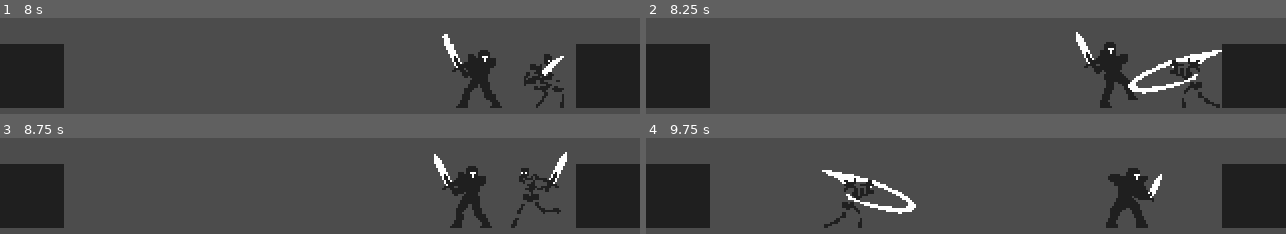
Above: before the commit, frames 1-4 (two rows, left to right).
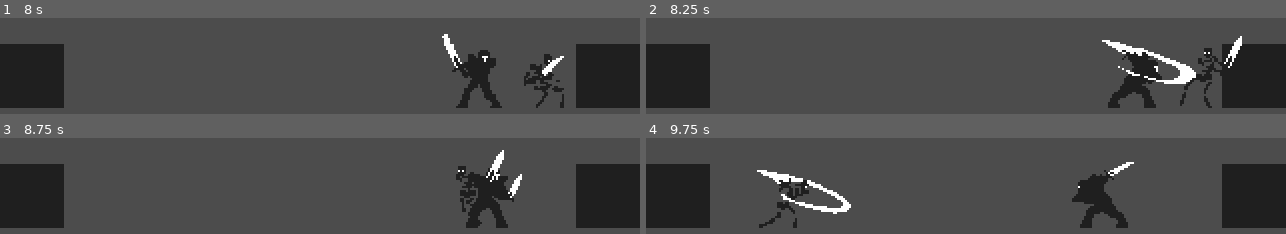
Above: after the commit, the same moments.

Repository: dw3nt/hb-grave-in-godot
Game: Godot game, scene res://Graveyard.tscn
Two runs of this game, one before a commit and one after it. Both use one fixed random seed, a clock stepped at 60 frames per second and the inputs below.
Inputs:
- Up to frame 1 (8 s): hold D (move_right) 0.53-2.03 s; tap K (attack) at 0.6, 1.55, 2.1, 3.05, 3.6, 4.55, 5.1, 6.05, 6.6, 7.55 s; tap Space (roll) at 0.8, 1.35, 2.3, 2.85, 3.8, 4.35, 5.3, 5.85, 6.8, 7.35 s; hold A (move_left) 2.03-4.28 s; hold D (move_right) from 4.28 s (still down)
- Up to frame 2 (8.25 s): release D (move_right) at 8.03 s; hold A (move_left) from 8.03 s (still down); tap K (attack) at 8.1 s
- Up to frame 3 (8.75 s): keep holding A (move_left); tap Space (roll) at 8.3 s
- Up to frame 4 (9.75 s): tap Space (roll) at 8.85 s; tap K (attack) at 9.05, 9.6 s; release A (move_left) at 9.53 s; hold D (move_right) from 9.53 s (still down)

Frame 1 is identical in both runs. In frame 2, 7.6% of the frame differs, in the area x 67-94%, y 14-94%; in frame 3, 5.5%; in frame 4, 8.9%, in the area x 17-81%, y 25-94%.

Commit message:
skeleton knockback

Diff:
--- a/Skeleton.gd
+++ b/Skeleton.gd
@@ -1,6 +1,6 @@
 extends KinematicBody2D
 
-enum State { MOVE, ROLL, ATTACK_ONE, ATTACK_TWO, ATTACK_THREE }
+enum State { MOVE, ROLL, KNOCKBACK, ATTACK_ONE, ATTACK_TWO, ATTACK_THREE }
 
 const MAX_RUN_SPEED = 200
 const ACCELERATION = 20
@@ -12,6 +12,7 @@
 var isFlipped = false
 var maxHp = 25
 var hp = maxHp
+var knockbackSpeed = 0
 
 onready var state = State.MOVE
 onready var hitboxes = get_tree().get_nodes_in_group("playerHitbox")
@@ -31,6 +32,8 @@
 			process_attack("attack_two")
 		State.ATTACK_THREE:
 			process_attack("attack_three")
+		State.KNOCKBACK:
+			process_knockback()
 		State.MOVE:
 			process_move()
 
@@ -47,9 +50,27 @@
 
 func process_hit(attacker, damage, knockback):
 	print("Skeleton took " + str(damage) + " from " + attacker.name)
+	state = State.KNOCKBACK
+	if attacker.position.x > self.position.x:
+		knockbackSpeed = -knockback
+		if isFlipped:
+			isFlipped = false
+			scale.x = -1
+	else:
+		knockbackSpeed = knockback
+		if !isFlipped:
+			isFlipped = true
+			scale.x = -1
+
 	hp -= damage
 	if hp <= 0:
 		queue_free()
+
+
+func process_knockback():
+	if $Anim.current_animation != "knockback":
+		$Anim.play("knockback")
+	motion.x = lerp(motion.x, 0, 0.025)
 
 
 func process_roll():
@@ -94,6 +115,12 @@
 		node.get_child(0).disabled = true
 
 
+func _on_Anim_animation_started(anim_name):
+	match(anim_name):
+		"knockback":
+			motion.x = knockbackSpeed
+
+
 func _on_Anim_animation_finished(anim_name):
 	match anim_name:
 		"roll":
@@ -111,3 +138,5 @@
 			reset_hitboxes()
 			if state == State.ATTACK_THREE:
 				state = State.MOVE
+		"knockback":
+			state = State.MOVE
--- a/Skeleton.tscn
+++ b/Skeleton.tscn
@@ -1,13 +1,14 @@
-[gd_scene load_steps=18 format=2]
+[gd_scene load_steps=20 format=2]
 
 [ext_resource path="res://Skeleton.gd" type="Script" id=1]
-[ext_resource path="res://assets/sprites/skeleton/s_skeleton_attack_one_strip5.png" type="Texture" id=2]
-[ext_resource path="res://assets/sprites/skeleton/s_skeleton_attack_three_strip6.png" type="Texture" id=3]
-[ext_resource path="res://assets/sprites/skeleton/s_skeleton_attack_two_strip5.png" type="Texture" id=4]
-[ext_resource path="res://assets/sprites/skeleton/s_skeleton_idle_strip3.png" type="Texture" id=5]
-[ext_resource path="res://assets/sprites/skeleton/s_skeleton_roll_strip7.png" type="Texture" id=6]
-[ext_resource path="res://assets/sprites/skeleton/s_skeleton_run_strip6.png" type="Texture" id=7]
-[ext_resource path="res://Hitbox.tscn" type="PackedScene" id=8]
+[ext_resource path="res://assets/sprites/skeleton/s_skeleton_hitstun.png" type="Texture" id=2]
+[ext_resource path="res://assets/sprites/skeleton/s_skeleton_attack_one_strip5.png" type="Texture" id=3]
+[ext_resource path="res://assets/sprites/skeleton/s_skeleton_attack_three_strip6.png" type="Texture" id=4]
+[ext_resource path="res://assets/sprites/skeleton/s_skeleton_attack_two_strip5.png" type="Texture" id=5]
+[ext_resource path="res://assets/sprites/skeleton/s_skeleton_idle_strip3.png" type="Texture" id=6]
+[ext_resource path="res://assets/sprites/skeleton/s_skeleton_roll_strip7.png" type="Texture" id=7]
+[ext_resource path="res://assets/sprites/skeleton/s_skeleton_run_strip6.png" type="Texture" id=8]
+[ext_resource path="res://Hitbox.tscn" type="PackedScene" id=9]
 
 [sub_resource type="Animation" id=1]
 length = 0.5
@@ -274,6 +275,59 @@
 "transitions": PoolRealArray( 1 ),
 "update": 0,
 "values": [ Vector2( 0, 0 ) ]
+}
+
+[sub_resource type="Animation" id=10]
+resource_name = "knockback"
+length = 0.3
+step = 0.05
+tracks/0/type = "value"
+tracks/0/path = NodePath("Sprite:texture")
+tracks/0/interp = 1
+tracks/0/loop_wrap = true
+tracks/0/imported = false
+tracks/0/enabled = true
+tracks/0/keys = {
+"times": PoolRealArray( 0 ),
+"transitions": PoolRealArray( 1 ),
+"update": 1,
+"values": [ ExtResource( 2 ) ]
+}
+tracks/1/type = "value"
+tracks/1/path = NodePath("Sprite:offset")
+tracks/1/interp = 1
+tracks/1/loop_wrap = true
+tracks/1/imported = false
+tracks/1/enabled = true
+tracks/1/keys = {
+"times": PoolRealArray( 0 ),
+"transitions": PoolRealArray( 1 ),
+"update": 0,
+"values": [ Vector2( -6, 0 ) ]
+}
+tracks/2/type = "value"
+tracks/2/path = NodePath("Sprite:hframes")
+tracks/2/interp = 1
+tracks/2/loop_wrap = true
+tracks/2/imported = false
+tracks/2/enabled = true
+tracks/2/keys = {
+"times": PoolRealArray( 0 ),
+"transitions": PoolRealArray( 1 ),
+"update": 1,
+"values": [ 1 ]
+}
+tracks/3/type = "value"
+tracks/3/path = NodePath("Sprite:frame")
+tracks/3/interp = 1
+tracks/3/loop_wrap = true
+tracks/3/imported = false
+tracks/3/enabled = true
+tracks/3/keys = {
+"times": PoolRealArray( 0 ),
+"transitions": PoolRealArray( 1 ),
+"update": 1,
+"values": [ 0 ]
 }
 
 [sub_resource type="Animation" id=5]
@@ -395,9 +449,7 @@
 
 [node name="Sprite" type="Sprite" parent="."]
 texture = ExtResource( 2 )
-offset = Vector2( 6, 0 )
-hframes = 5
-frame = 4
+offset = Vector2( -6, 0 )
 
 [node name="Anim" type="AnimationPlayer" parent="."]
 autoplay = "idle"
@@ -405,6 +457,7 @@
 anims/attack_three = SubResource( 2 )
 anims/attack_two = SubResource( 3 )
 anims/idle = SubResource( 4 )
+anims/knockback = SubResource( 10 )
 anims/roll = SubResource( 5 )
 anims/run = SubResource( 6 )
 
@@ -450,3 +503,4 @@
 disabled = true
 
 [connection signal="animation_finished" from="Anim" to="." method="_on_Anim_animation_finished"]
+[connection signal="animation_started" from="Anim" to="." method="_on_Anim_animation_started"]
Not shown: 9 places in Skeleton.tscn that only renumber resources
